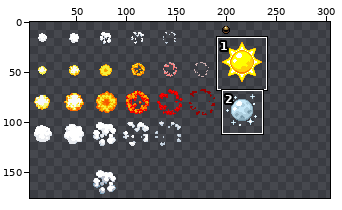
Edited in one commit: sprite sheet (Invasion.gmx/sprites/images/sprGfx_0.png). Above: a wide view before the commit, with the close-up outlined.
Close-up. Before:
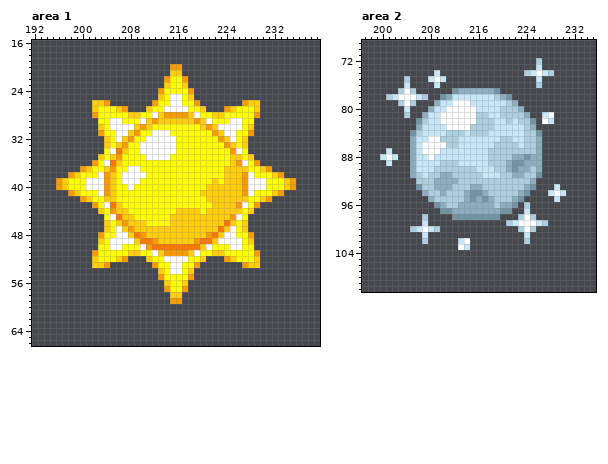
The file is 272x224 pixels. Colours within 5 levels of each other are drawn and written as one. Shown: area 1: x 192..239, y 16..66; area 2: x 197..235, y 69..110. The old version is drawn lined up with the new one, on the new canvas. The wide view leaves out empty margins. The commit also changed other parts of the picture, which this record leaves out.
After:
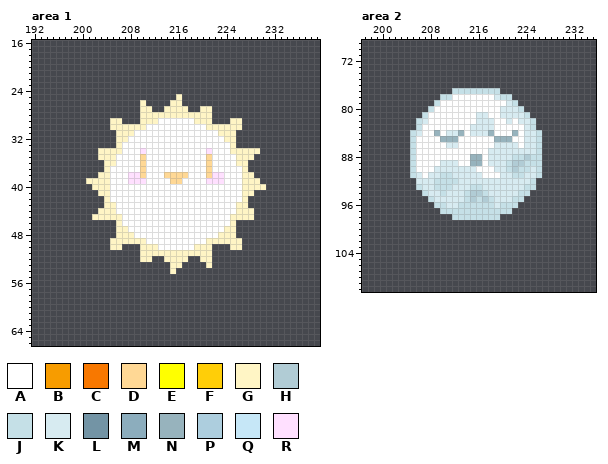
Palette (. is transparent): A #ffffff  B #f79c00  C #f87800  D #ffd895  E #ffff00  F #ffce08  G #fff5c5  H #b1ccd5  J #c5e0e7  K #d7ebf1  L #7394a5  M #8cadbd  N #97b3bd  P #adcede  Q #c6e7f7  R #ffe0ff
Diff:
canvas 272x224 -> 304x224
--- area 1
@@ x 192..239 @@
 19 ................................................
-20 .......................BB.......................
-21 .......................FF.......................
-22 ......................BEEB......................
-23 ......................FEEF......................
-24 .....................BEEEEB.....................
-25 .....................FEAAEF.....................
-26 ..........FFB.......BEEAAEEB.......BFF..........
-27 ..........FEEEFB...FEEAAAAEEF...BFEEEF..........
-28 ..........BEEEEEFFEEAFBBBBFAEEFFEEEEEB..........
-29 ...........EEAAEEEAFBFFFFFFBFAEEEAAEE...........
-30 ...........FEAAAAFBFEEEEEEEEFBFAAAAEF...........
-31 ...........BEEAAFBEEAAAEEEEEEEBFAAEEB...........
-32 ............FEAFBEEAAAAAEEEEEEEBFAEF............
-33 ............FEFBEEAAAAAAEEEEEEEEBFEF............
-34 ............EACFEEAAAAAAEEEEEEEEEBAE............
-35 ...........FEFBEEEEAAAAEEEEEEEEEEFFEF...........
-36 ..........BEACFEEEEEEEEEEEEEEEEEEFBAEB..........
-37 ........BFEEFBEEAAEEEEEEEEEEEEEEFFFFEEFB........
-38 ......BFEEEABFEAAAAEEEEEEEEEEEEEFFFBAEEEFB......
-39 ....BFEEEAAABFEAAAEEEEEEEEEEEEFEFFFBAAAEEEFB....
-40 ....BFEEEAAABFEEAEEEEEEEEEEEEFFFFFFBAAAEEEFB....
-41 ......BFEEEABFEEEEEEEEEEEEEEFFFFFFFBAEEEFB......
-42 ........BFEEFFEEEEEEEEEEEEEEEFFFFFFFEEFB........
-43 ..........BEACFEEEEEEEEEEEEEEEFFFFBAEB..........
-44 ...........FEBFFEEEEEEEEFFFFEFFFFFFEF...........
-45 ............EACFFEEEEEEFFFFFFFFFFBAE............
-46 ............FEFBFFFEEEEFFFFFFFFFCFEF............
-47 ............FEAFBFFFFFFFFFFFFFFCFAEF............
-48 ...........BEEAAFCBFFFFFFFFFFBCFAAEEB...........
-49 ...........FEAAAAFCCBFFFFFFBCCFAAAAEF...........
-50 ...........EEAAEEEABCCCCCCCCFAEEEAAEE...........
-51 ..........BEEEEEFFEEAFBBBBFAEEFFEEEEEB..........
-52 ..........FEEEFB...FEEAAAAEEF...BFEEEF..........
-53 ..........FFB.......BEEAAEEB.......BFF..........
-54 .....................FEAAEF.....................
-55 .....................BEEEEB.....................
-56 ......................FEEF......................
-57 ......................BEEB......................
-58 .......................FF.......................
-59 .......................BB.......................
+20 ................................................
+21 ................................................
+22 ................................................
+23 ................................................
+24 ................................................
+25 ........................G.......................
+26 ..................G....GG.......................
+27 ..................GG..GGGG..GG..................
+28 ..................GGGGGGGGGGGG..................
+29 .............GG...GGGAAAAAAGGG...GG.............
+30 .............GGGGGGAAAAAAAAAAGGGGGG.............
+31 ..............GGGAAAAAAAAAAAAAAGGG..............
+32 ..............GGAAAAAAAAAAAAAAAAGG..............
+33 ..............GAAAAAAAAAAAAAAAAAAG..............
+34 ...........GGGGAAARAAAAAAAAAARAAAGGGGG..........
+35 ...........GGGAAAADAAAAAAAAAADAAAAGGG...........
+36 ............GGAAAADAAAAAAAAAADAAAAGG............
+37 ............GAAAAADAAAAAAAAAADAAAAAG............
+38 ...........GGAAARRDAAADDDDAAADRRAAAGG...........
+39 .........GGGGAAARRRAAAADDAAAARRRAAAGGG..........
+40 ..........GGGAAAAAAAAAAAAAAAAAAAAAAGGGG.........
+41 ...........GGAAAAAAAAAAAAAAAAAAAAAAGG...........
+42 ............GAAAAAAAAAAAAAAAAAAAAAAG............
+43 ............GGAAAAAAAAAAAAAAAAAAAAGG............
+44 ...........GGGAAAAAAAAAAAAAAAAAAAAGGG...........
+45 ..........GGGGGAAAAAAAAAAAAAAAAAAGGGG...........
+46 ..............GAAAAAAAAAAAAAAAAAAG..............
+47 ..............GGAAAAAAAAAAAAAAAAGG..............
+48 ..............GGGAAAAAAAAAAAAAAGGG..............
+49 .............GGGGGGAAAAAAAAAAGGGGGG.............
+50 .............GG...GGGAAAAAAGGG...GG.............
+51 ..................GGGGGGGGGGGG..................
+52 ..................GG..GGGG..GG..................
+53 .......................GG....G..................
+54 .......................G........................
+55 ................................................
+56 ................................................
+57 ................................................
+58 ................................................
+59 ................................................
 60 ................................................
--- area 2
@@ x 197..235 @@
  71 .......................................
- 72 .............................P.........
- 73 .............................Q.........
- 74 ............Q..............PQAQP.......
- 75 .......P...QAQ...............Q.........
- 76 .......Q....Q................P.........
- 77 ......PAP......LMMMMMML................
- 78 ....PQAAAQP..LMQQQQQQQPML..............
- 79 ......PAP...MQQAAAQQQQQQPM.............
- 80 .......Q...MQQAAAAAQQQQPPPM............
- 81 .......P..MQQAAAAAAPPQQPPPPM..QA.......
- 82 .........LPQQAAAAAAPPPQQPQPPL.AQ.......
- 83 .........MQQQQAAAAPPPPQQQQQPM..........
- 84 ........LPQQQQPPPQPPPQQQQQQPPL.........
- 85 ........MQQAAPPPQQQQQQQPPQQPPM.........
- 86 ........MQAAAAPPQQQQQQPPPPQPPM.........
- 87 ....Q...MQAAAQQQQQQQQPPPPPPPPM.........
- 88 ...QAQ..MQQAQQQQQQQQQPPPPMMLMM.........
- 89 ....Q...MQQQQPPPQQQQQPPPMLLMMM.........
- 90 ........MQQQPPPPPPPQQQPPMLMMPM.........
- 91 ........MPQPPMMPPPPPQQQPPMMPPL.........
- 92 .........PPPMMMMPPPPPPPPPPPPM..........
- 93 .........LPPMMMPPPMMPPPPPPPML...Q......
- 94 ..........MPPMPPPMLLMPPPPPML...QAQ.....
- 95 ...........MPPPPPMLMLMPPPML.....Q......
- 96 ............LMPPMMMMMMPMML.P...........
- 97 .............LLMMMMMMMMLL..Q...........
- 98 ..........P....LLLLLLLL...PAP..........
- 99 ..........Q.............PQAAAQP........
-100 ........PQAQP.............PAP..........
-101 ..........Q................Q...........
-102 ..........P.....QA.........P...........
-103 ................AQ.....................
+ 72 .......................................
+ 73 .......................................
+ 74 .......................................
+ 75 .......................................
+ 76 .......................................
+ 77 ...............JJJJJJJJ................
+ 78 .............JJAAAAAAAKJJ..............
+ 79 ............JAAAAAAAAAAAKJ.............
+ 80 ...........JAAAAAAAAAAAKKKJ............
+ 81 ..........JAAAAAAAAKKAAKKKKJ...........
+ 82 .........JKAAAAAAAAKKKAAKAKKJ..........
+ 83 .........JAAAAAAAAKKKKAAAAAKJ..........
+ 84 ........JKAANAKKNAKKKNAAANAKKJ.........
+ 85 ........JAAAANNNAAAAAANNNAAKKJ.........
+ 86 ........JAAAAAKKAAAAAAKKKKAKKJ.........
+ 87 ........JAAAAAAAAAAAAKKKKKKKKJ.........
+ 88 ........JAAAAAAAAANNAKKKKJJHJJ.........
+ 89 ........JAAAAKKKAANNAKKKJHHJJJ.........
+ 90 ........JAAAKKKKKKKAAAKKJHJJKJ.........
+ 91 ........JKAKKJJKKKKKAAAKKJJKKJ.........
+ 92 .........KKKJJJJKKKKKKKKKKKKJ..........
+ 93 .........JKKJJJKKKJJKKKKKKKJJ..........
+ 94 ..........JKKJKKKJHHJKKKKKJJ...........
+ 95 ...........JKKKKKJHJHJKKKJJ............
+ 96 ............JJKKJJJJJJKJJJ.............
+ 97 .............JJJJJJJJJJJJ..............
+ 98 ...............JJJJJJJJ................
+ 99 .......................................
+100 .......................................
+101 .......................................
+102 .......................................
+103 .......................................
 104 .......................................
